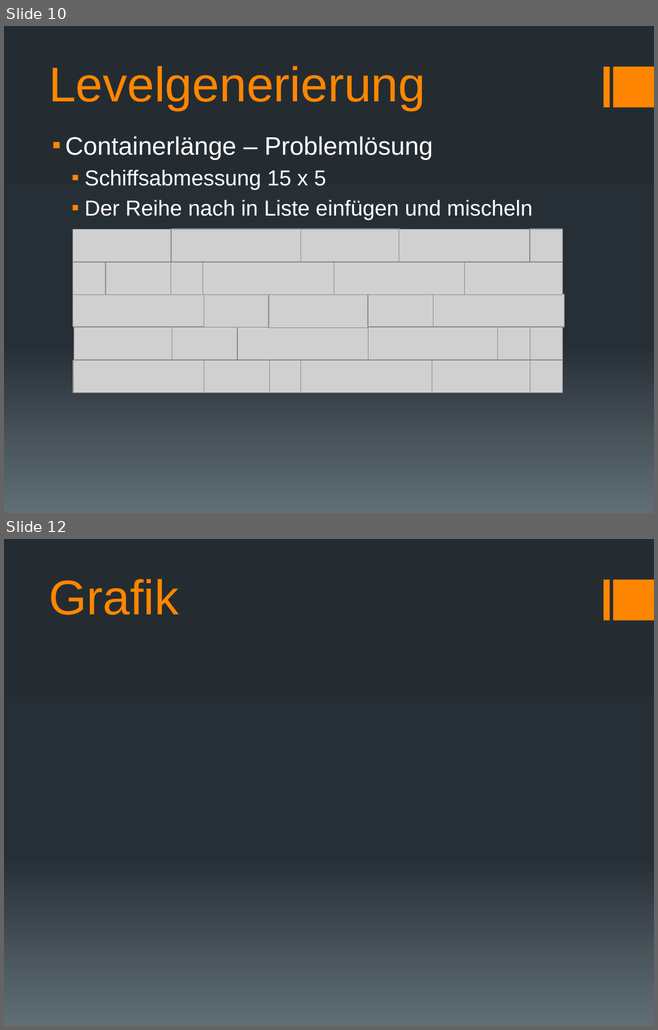
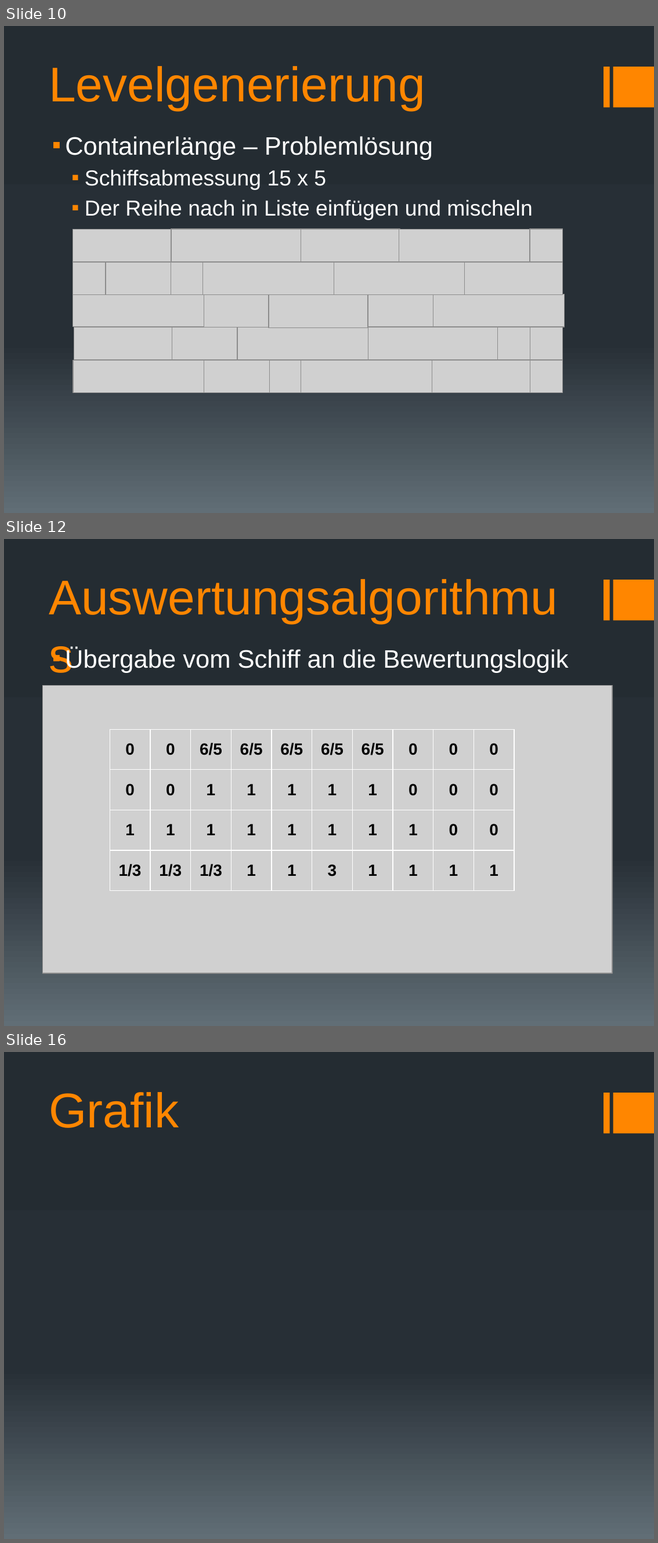
Before and after one commit to docker-apps/Docker, a slide deck: Documents/Design/Design_Präsentation_v1.pptx. Shown one above the other, each under a label of ours: slides 10 and 12 before the commit, slides 10, 12 and 16 after it; the slides between them are not shown. The pictures are 658x1030 and 658x1543 pixels, drawn with LibreOffice and Linux fonts; fonts in the diff are those of the drawing; grey boxes stand for pictures. Boxes give left, top, right and bottom in pixels: in the first picture for what was removed or moved away, otherwise in the second. Text is boxed around its words. In the diff, an @@ line names an element or a change of style, - is before the commit and + after.

```diff
--- a/Documents/Design/Design_Präsentation_v1.pptx
+++ b/Documents/Design/Design_Präsentation_v1.pptx
@@ slide 12 added at bbox=[4, 539, 654, 1026], background gradient #242C33 to #273037 to #636D76; not listed: 2 template elements that a slide beside it also shows @@
@@ title added at bbox=[42, 562, 589, 629], 54 pt, text #FF8600 @@
+Auswertungsalgorithmus
@@ text added at bbox=[65, 647, 568, 673], 28 pt, text #FFFFFF @@
+▪ Übergabe vom Schiff an die Bewertungslogik
@@ picture added at bbox=[42, 685, 612, 973] @@
@@ table added at bbox=[110, 729, 513, 891], 4 rows, 10 columns @@
+0 | 0 | 6/5 | 6/5 | 6/5 | 6/5 | 6/5 | 0 | 0 | 0
+0 | 0 | 1 | 1 | 1 | 1 | 1 | 0 | 0 | 0
+1 | 1 | 1 | 1 | 1 | 1 | 1 | 1 | 0 | 0
+1/3 | 1/3 | 1/3 | 1 | 1 | 3 | 1 | 1 | 1 | 1
@@ what was slide 12 is now slide 16 @@
```
Also in this commit, not shown: 4 other slides added, 1 slide removed, 2 other files.
